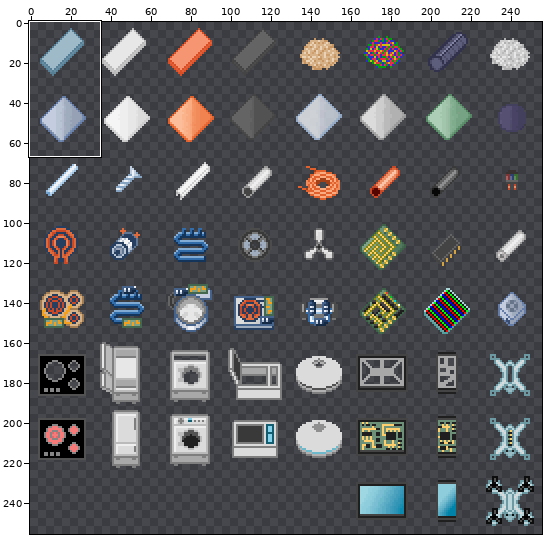
Two states of a sprite sheet, app/src/main/res/drawable-nodpi/materials.png. The picture above shows the old version from afar; the outline marks the close-up.
Close-up. Before:
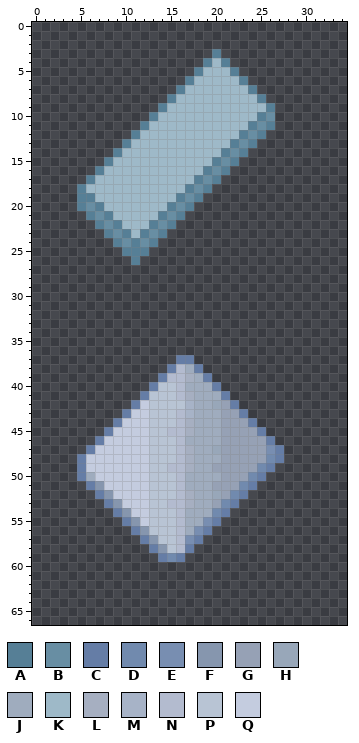
The file is 256x256 pixels. Pixels under 10% opacity are left out. Colours within 5 levels of each other are drawn and written as one. Shown: x 0..34, y 0..66.
Palette (. is transparent): A #567f96  B #688ea3  C #657da6  D #718aae  E #788eb1  F #8696ae  G #96a1b5  H #98a7b9  J #9facbe  K #9eb9c8  L #a6afc1  M #a7b3c7  N #b3bbcf  P #b8c4d4  Q #c4ccdf
The result:
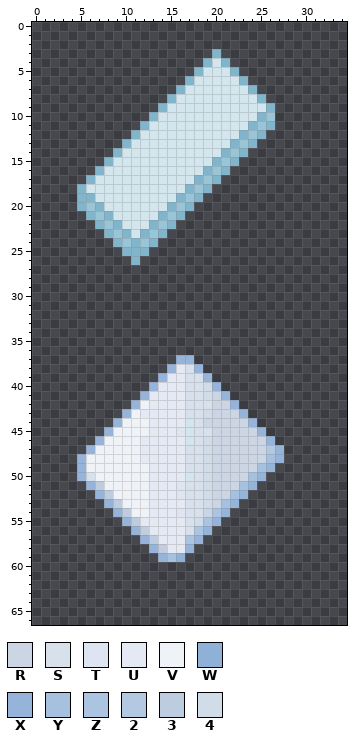
Colours new in this view: R #ccd5e3  S #d7e0eb  T #dfe5f0  U #e5e9f3  V #eff3f7  W #90b1d7  X #96b3d9  Y #a5c1df  Z #abc4e0  2 #b3c9e2  3 #bdccde  4 #d0dce8
From old to new:
@@ palette @@
-A #567f96
+A #81b5cc
-B #688ea3
+B #9ac5d7
-K #9eb9c8
+K #d3e6ee
@@ x 0..34 @@
 36 ...................................
-37 ................CC.................
-38 ...............CNJC................
-39 ..............CNNLJC...............
-40 .............CPPNJJJC..............
-41 ............CPPPNLJJJC.............
-42 ...........CQPPPPMJJHGC............
-43 ..........CQQPPPNMJJJGGC...........
-44 .........CQQQPPPNLJJJGGGC..........
-45 ........CQQQQPPNNLJJJGGGGC.........
-46 .......CQQQQQPPPNJJJJGGGGGC........
-47 ......CQQQQQQPPPNLJJHGGGGGEC.......
-48 .....CQQQQQQQPPPNLJJJGGGGGDC.......
-49 .....CQQQQQQQPPNNLJJGGGGGDC........
-50 .....CJQQQQQQPPPNJJJJGGGDC.........
-51 ......CFQQQQQPPPNJJJGGGDC..........
-52 .......CFQQQQPPPNLJJHGDC...........
-53 ........CFQQQPPNNLJJGDC............
-54 .........CFQQPPPNJJJDC.............
-55 ..........CFQPPPNJJEC..............
-56 ...........CFPPPNJEC...............
-57 ............CFPPNEC................
-58 .............CFPNC.................
-59 ..............CDC..................
+37 ................XX.................
+38 ...............XUSX................
+39 ..............XUUSSX...............
+40 .............XUUUSS4X..............
+41 ............XUUUUSS4RX.............
+42 ...........XVUUUUSSSRRX............
+43 ..........XVUUUUUSS4RRRX...........
+44 .........XVVVUUUUKSRRRRRX..........
+45 ........XVVVVUUUTKSSRRRRRX.........
+46 .......XVVVVUUUUUKS4RRRRRRX........
+47 ......XVVVVVUUUUUSS4RRRRRR2X.......
+48 .....XVVVVVVUUUUUSS4RRRRRRYX.......
+49 .....XVVVVVVVUUUUSS4RRRRRYX........
+50 .....XSVVVVVVUUUUKS4RRRRYX.........
+51 ......X3VVVVVUUUTSS4RRRYX..........
+52 .......X3VVVVUUUTSS4RRYX...........
+53 ........X3VVVUUUUSS4RYX............
+54 .........X3VVUUUTSSRZX.............
+55 ..........X3UUUUUS4ZX..............
+56 ...........XQUUUUSZX...............
+57 ............X3UUUZX................
+58 .............XQUUX.................
+59 ..............XYW..................
 60 ...................................
Pixel boxes of the changes (left, top, right, bottom) in both close-ups:
changed: (77, 49, 275, 265)
changed: (77, 355, 284, 562)
